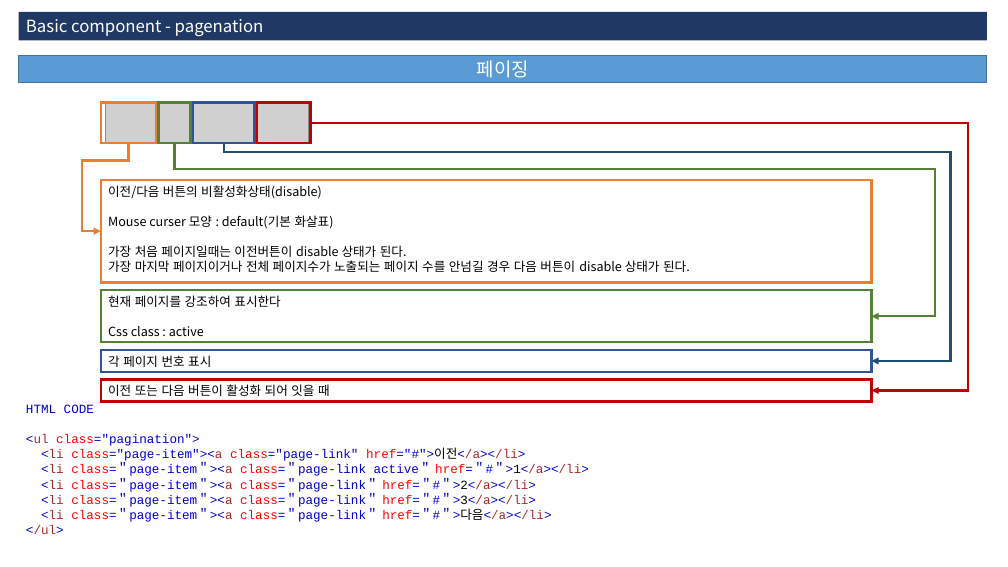
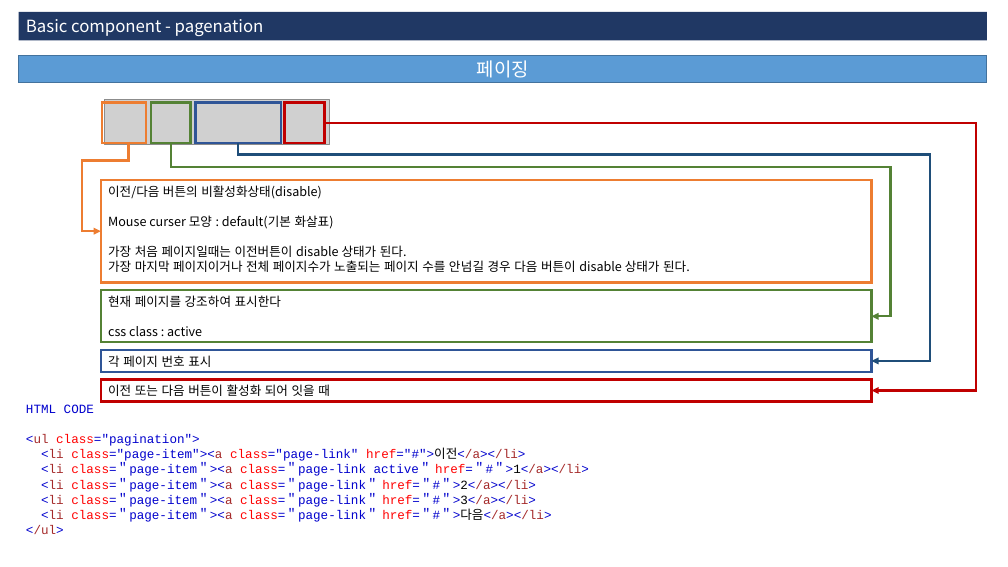
Before and after one commit to 3dwebart/html-publish, a slide deck: slide 33 of web/data/guide.pptx (slide 13 before the commit). Drawn at 1008x567 pixels with LibreOffice and Linux fonts; fonts in the diff are those of the drawing; grey boxes stand for pictures. Boxes give left, top, right and bottom in pixels: in the first picture for what was removed or moved away, otherwise in the second. Text is boxed around its words. In the diff, an @@ line names an element or a change of style, - is before the commit and + after.

```diff
--- a/web/data/guide.pptx
+++ b/web/data/guide.pptx
@@ rectangle: place and size @@
-rectangle at (101,102,156,143)
+rectangle at (102,102,146,143)
@@ picture: place and size @@
-picture at (106,102,309,143)
+picture at (104,100,329,145)
@@ rectangle: place and size @@
-rectangle at (159,102,191,143)
+rectangle at (151,102,191,143)
@@ rectangle: place and size @@
-rectangle at (193,102,255,143)
+rectangle at (196,102,281,143)
@@ rectangle: place and size @@
-rectangle at (257,102,311,143)
+rectangle at (285,102,325,143)
@@ elbow arrow moved from (175, 144) - (872, 316) to (171, 144) - (872, 316) @@
@@ elbow arrow moved from (224, 144) - (872, 361) to (238, 144) - (872, 361) @@
@@ elbow arrow moved from (311, 123) - (872, 391) to (324, 123) - (872, 391) @@
@@ text in rectangle at (108,326,202,336): text changed @@
-Css class : active
+css class : active
```
Also in this commit, not shown: 4 other slides changed, 26 slides added, 12 slides removed, 14 other files.
